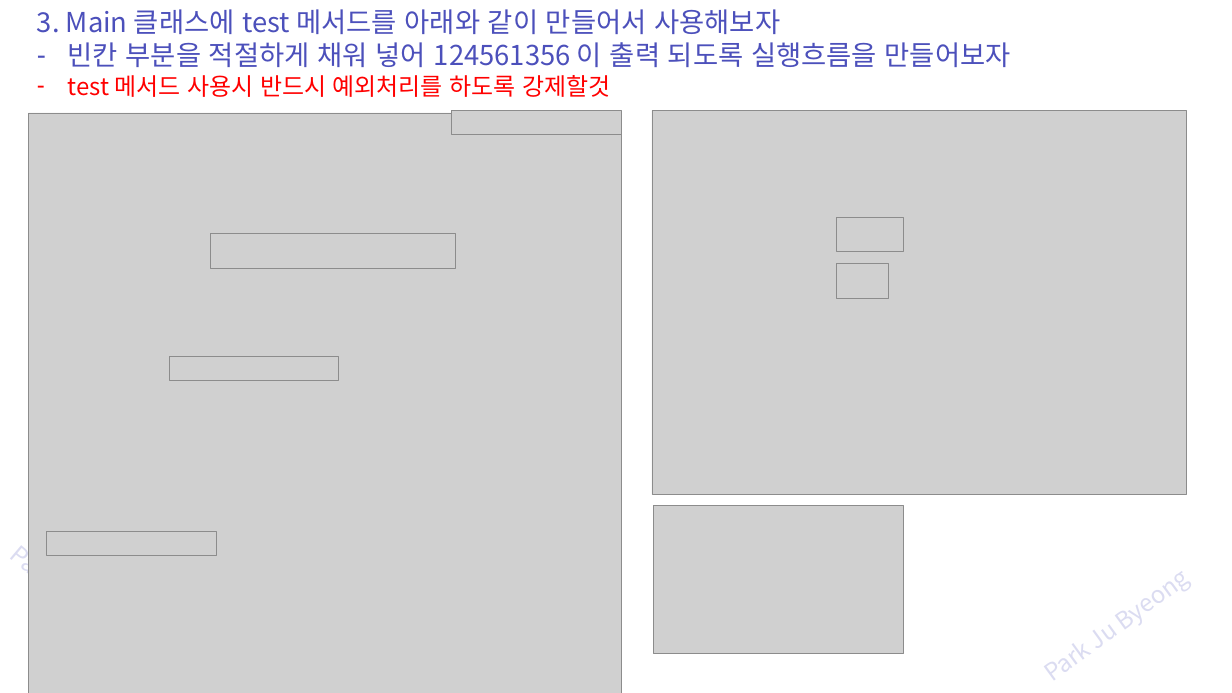
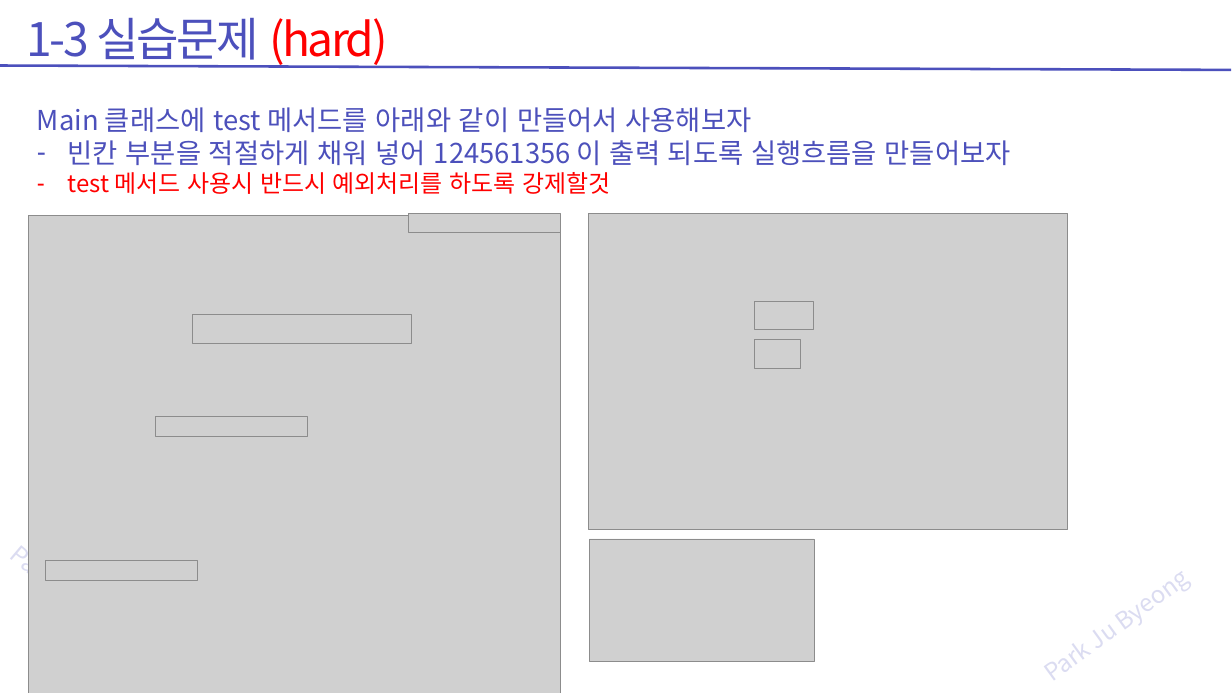
Before and after one commit to zest132/JavaLecture, a slide deck: slide 37 of JavaLecture/LectureFile/java 12강 예외처리.pptx (slide 36 before the commit). Drawn at 1232x693 pixels with LibreOffice and Linux fonts; fonts in the diff are those of the drawing; grey boxes stand for pictures. Boxes give left, top, right and bottom in pixels: in the first picture for what was removed or moved away, otherwise in the second. Text is boxed around its words. In the diff, an @@ line names an element or a change of style, - is before the commit and + after.

```diff
--- a/JavaLecture/LectureFile/java 12강 예외처리.pptx
+++ b/JavaLecture/LectureFile/java 12강 예외처리.pptx
@@ text added at bbox=[27, 18, 388, 68], 54 pt, text #4C50BC @@
+1-3 실습문제 (hard)
@@ line added from (1231, 70) to (0, 65), #4C50BC 3 pt @@
@@ text "Main 클래스에 test 메서드를 아래와 ...": place and size @@
-text "Main 클래스에 test 메서드를 아래와 ..." at bbox=[37, 9, 1011, 97]
+text "Main 클래스에 test 메서드를 아래와 ..." at bbox=[37, 107, 1011, 194]
@@ text at bbox=[37, 107, 751, 132]: text changed @@
-3. Main 클래스에 test 메서드를 아래와 같이 만들어서 사용해보자
+Main 클래스에 test 메서드를 아래와 같이 만들어서 사용해보자
@@ picture: place and size @@
-picture at bbox=[29, 113, 622, 693]
+picture at bbox=[29, 215, 561, 693]
@@ picture: place and size @@
-picture at bbox=[211, 233, 456, 268]
+picture at bbox=[408, 213, 561, 233]
@@ picture: place and size @@
-picture at bbox=[652, 110, 1186, 494]
+picture at bbox=[588, 213, 1068, 530]
@@ picture: place and size @@
-picture at bbox=[169, 357, 339, 381]
+picture at bbox=[192, 315, 411, 343]
@@ picture: place and size @@
-picture at bbox=[837, 264, 888, 298]
+picture at bbox=[754, 301, 814, 330]
@@ picture: place and size @@
-picture at bbox=[837, 217, 903, 251]
+picture at bbox=[754, 339, 800, 368]
@@ picture: place and size @@
-picture at bbox=[452, 110, 621, 134]
+picture at bbox=[155, 416, 307, 436]
@@ picture: place and size @@
-picture at bbox=[654, 506, 904, 654]
+picture at bbox=[590, 539, 814, 661]
@@ picture: place and size @@
-picture at bbox=[47, 531, 216, 555]
+picture at bbox=[45, 560, 197, 580]
```
Also in this commit, not shown: 35 other slides changed, 8 slides added, 3 slides removed, 17 other files.
